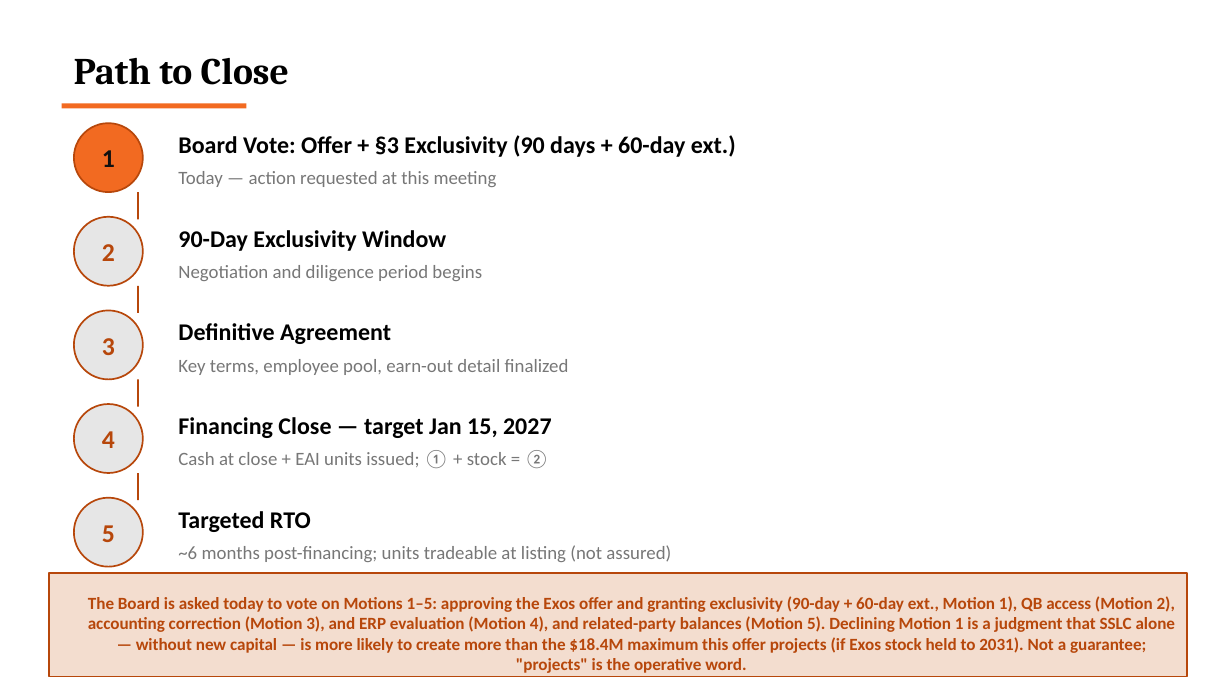
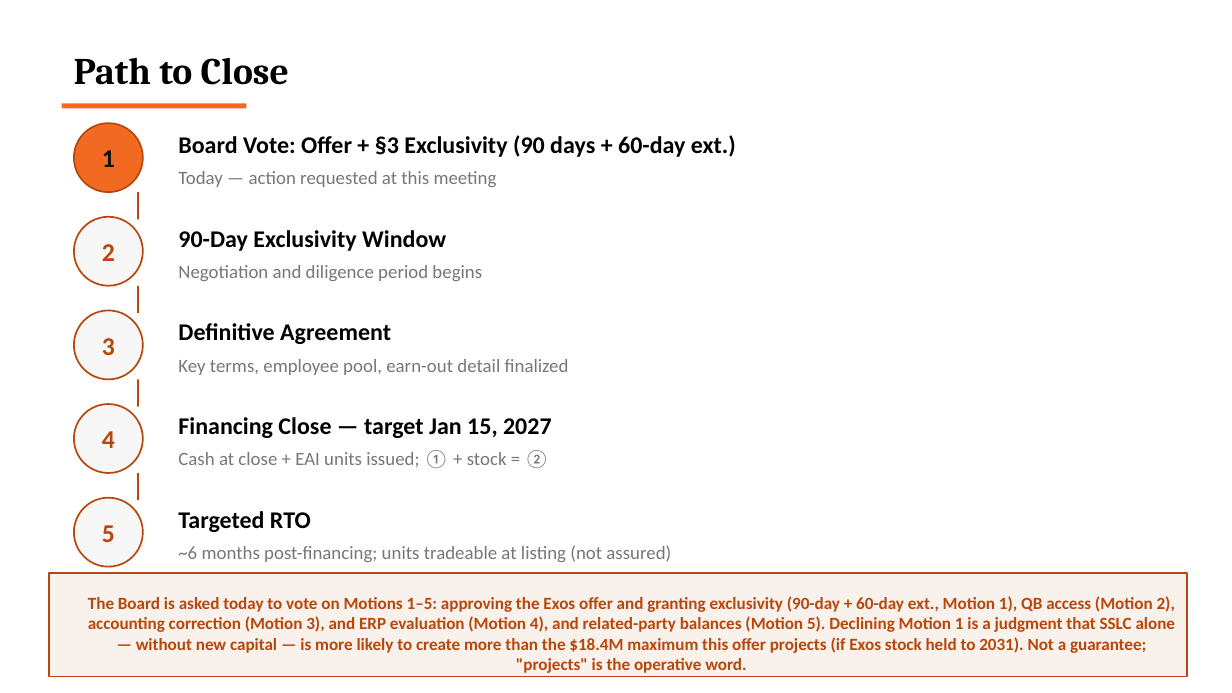
Before and after one commit to ExosAerospace/workspace, a slide deck: slide 18 of drafts/Exos_SSLC_Board_Offer_Overview_2026-10-12_r5_PRINT.pptx. Drawn at 1232x693 pixels with LibreOffice and Linux fonts; fonts in the diff are those of the drawing. Boxes give left, top, right and bottom in pixels: in the first picture for what was removed or moved away, otherwise in the second. Text is boxed around its words. In the diff, an @@ line names an element or a change of style, - is before the commit and + after.

```diff
--- a/drafts/Exos_SSLC_Board_Offer_Overview_2026-10-12_r5_PRINT.pptx
+++ b/drafts/Exos_SSLC_Board_Offer_Overview_2026-10-12_r5_PRINT.pptx
@@ fill #E6E6E6 to #F7F7F7 in 4 elements at <box>74,217,143,286</box>, <box>74,310,143,379</box>, <box>74,404,143,473</box>, <box>74,498,143,567</box> @@
@@ rectangle at <box>49,573,1188,676</box>: fill #F3DDCF to #F9F1EC @@
```
Also in this commit, not shown: 16 other slides changed, 2 other files.
